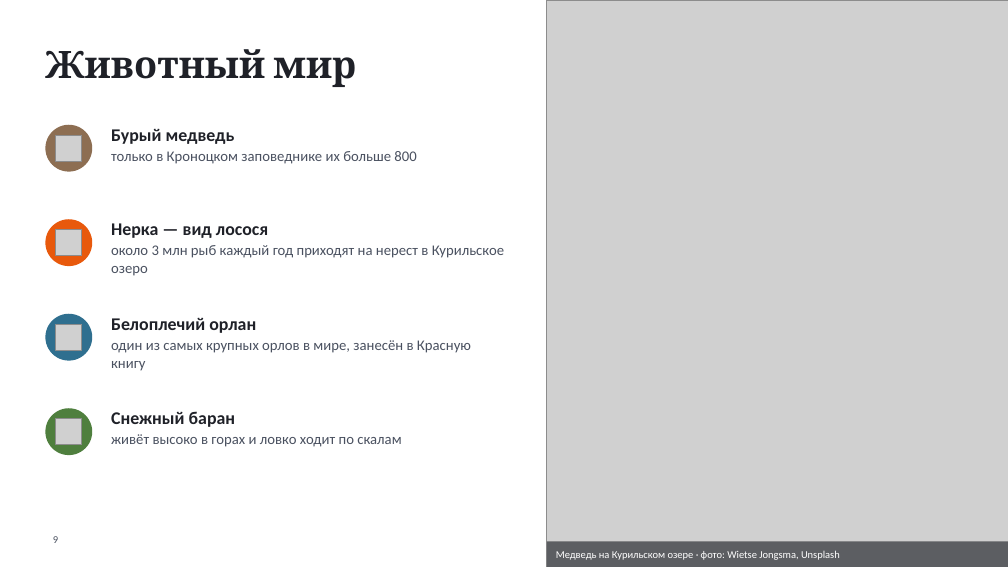
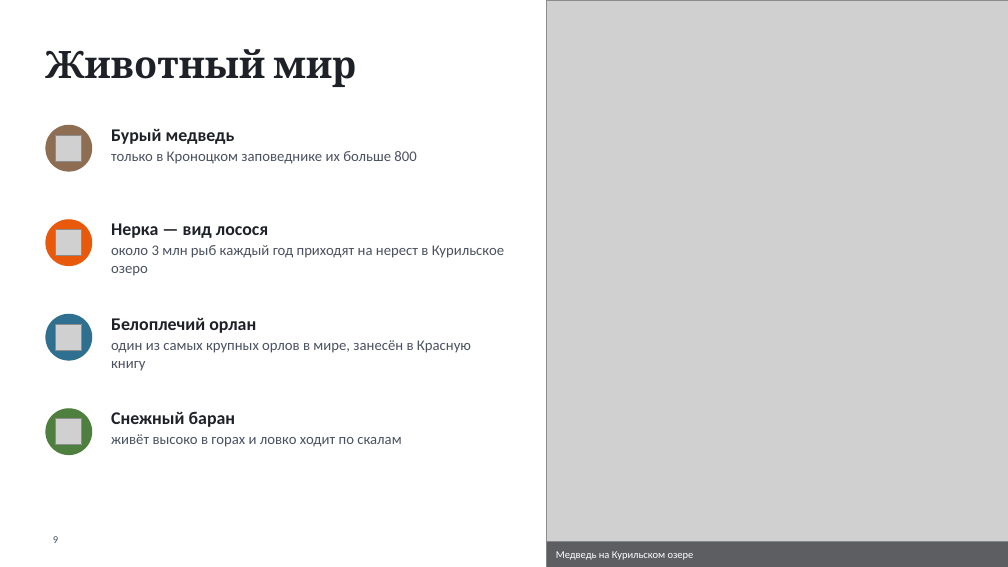
Before and after one commit to artikulazat-a11y/for_claude, a slide deck: slide 9 of presentations/kamchatka/Вулканы_Камчатки.pptx. Drawn at 1008x567 pixels with LibreOffice and Linux fonts; fonts in the diff are those of the drawing; grey boxes stand for pictures. Boxes give left, top, right and bottom in pixels: in the first picture for what was removed or moved away, otherwise in the second. Text is boxed around its words. In the diff, an @@ line names an element or a change of style, - is before the commit and + after.

```diff
--- a/presentations/kamchatka/Вулканы_Камчатки.pptx
+++ b/presentations/kamchatka/Вулканы_Камчатки.pptx
@@ text at <box>556,551,694,560</box>: text changed @@
-Медведь на Курильском озере · фото: Wietse Jongsma, Unsplash
+Медведь на Курильском озере
```
Also in this commit, not shown: 6 other slides changed, 3 other files.
